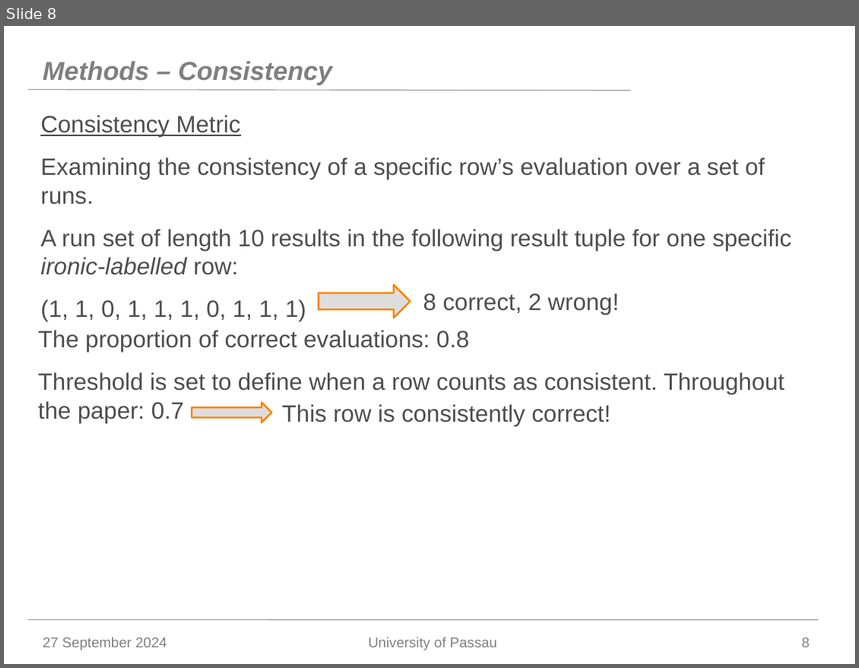
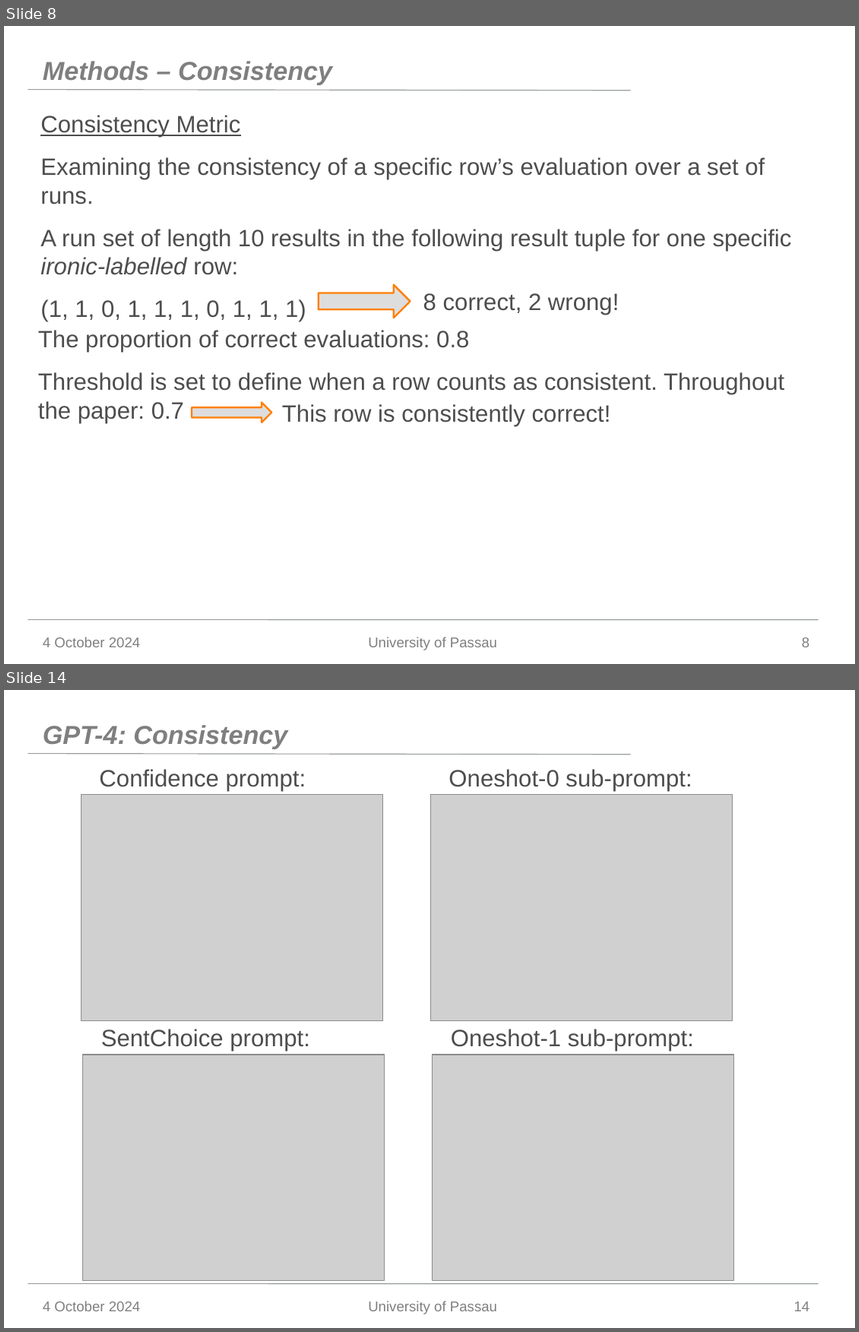
Before and after one commit to Jonas-Barth/bachelor, a slide deck: Writing/Präsentation.pptx. Shown one above the other, each under a label of ours: slide 8 before the commit, slides 8 and 14 after it; the slides between them are not shown. The pictures are 859x668 and 859x1332 pixels, drawn with LibreOffice and Linux fonts; fonts in the diff are those of the drawing; grey boxes stand for pictures; background and template pictures are left out. Boxes give left, top, right and bottom in pixels: in the first picture for what was removed or moved away, otherwise in the second. Text is boxed around its words. In the diff, an @@ line names an element or a change of style, - is before the commit and + after.

```diff
--- a/Writing/Präsentation.pptx
+++ b/Writing/Präsentation.pptx
@@ slide 14 added at box(4, 690, 855, 1328), background #FFFFFF; not listed: 2 template elements that a slide beside it also shows @@
@@ title added at box(43, 725, 287, 749), 22 pt, text #7F7F7F, bold, italic @@
+GPT-4: Consistency
@@ text added at box(99, 769, 306, 791), 20 pt, text #4D4D4D @@
+Confidence prompt:
@@ text added at box(449, 769, 692, 791), 20 pt, text #4D4D4D @@
+Oneshot-0 sub-prompt:
@@ picture added at box(82, 795, 384, 1021) @@
@@ picture added at box(430, 795, 733, 1021) @@
@@ text added at box(101, 1029, 310, 1051), 20 pt, text #4D4D4D @@
+SentChoice prompt:
@@ text added at box(451, 1029, 694, 1051), 20 pt, text #4D4D4D @@
+Oneshot-1 sub-prompt:
@@ picture added at box(83, 1055, 386, 1281) @@
@@ picture added at box(432, 1055, 734, 1281) @@
@@ text added at box(43, 1301, 140, 1312), 12 pt, text #7F7F7F @@
+4 October 2024
@@ text added at box(368, 1301, 497, 1315), 12 pt, text #7F7F7F @@
+University of Passau
@@ page number added at box(794, 1302, 810, 1312), 12 pt, text #7F7F7F @@
+14
@@ slide 8 changed as well @@
@@ text at box(43, 637, 140, 648): text changed @@
-27 September 2024
+4 October 2024
```
Also in this commit, not shown: 7 other slides changed, 11 other slides added, 2 slides removed.
